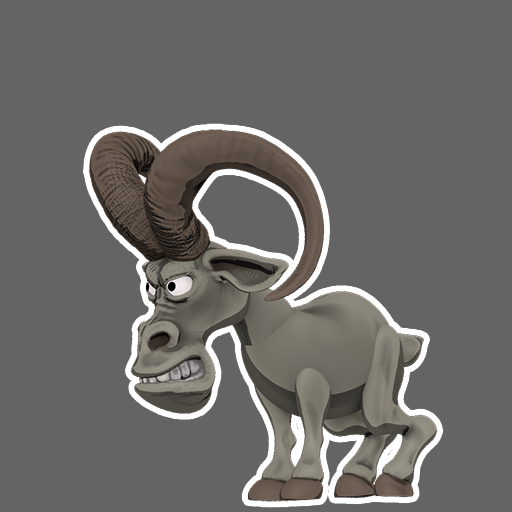
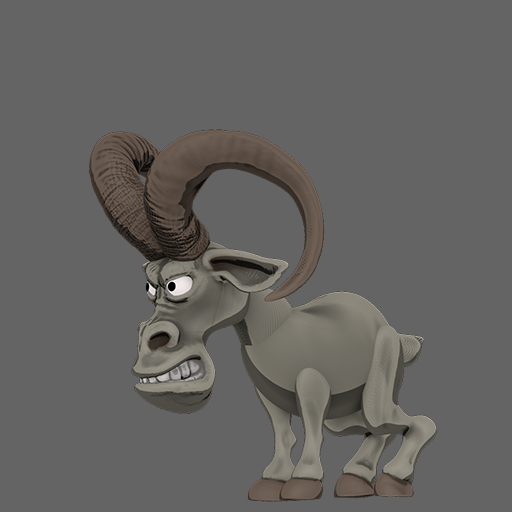
The second 512x512 image is a revision of the first. Changes to its layers:
removed layer "Layer 0" over 82, 123, 444, 508
added layer "Background copy" (3rd of 3) above "Background" over 88, 129, 438, 502
added layer "Background" over 82, 123, 444, 508
